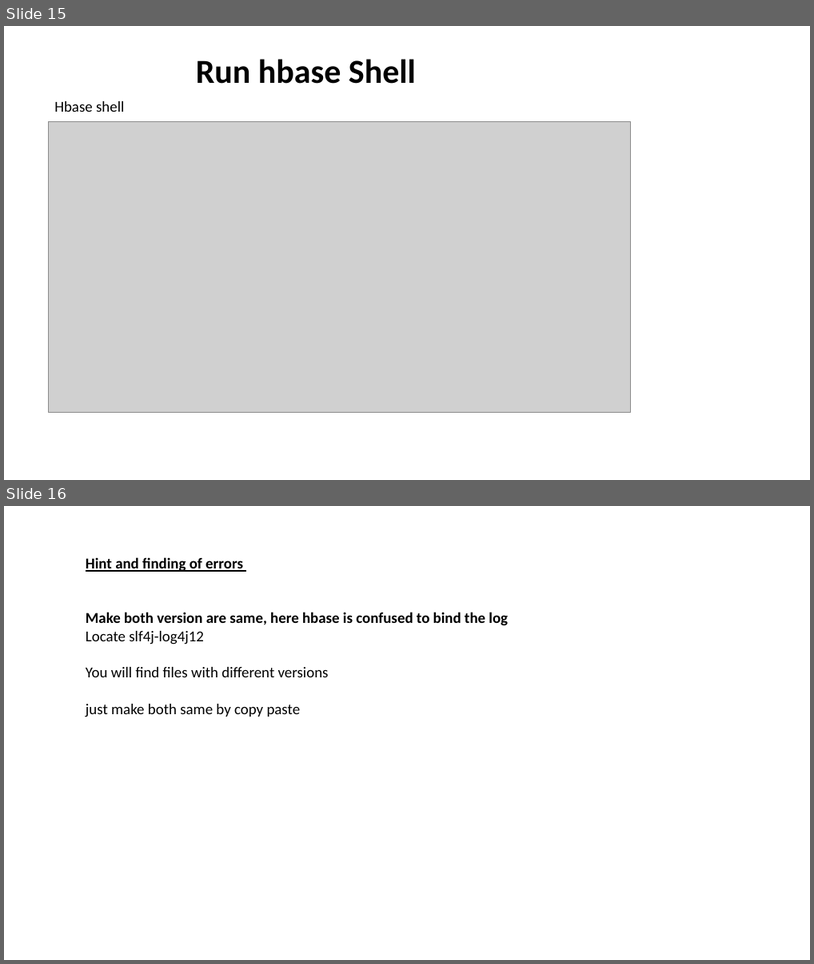
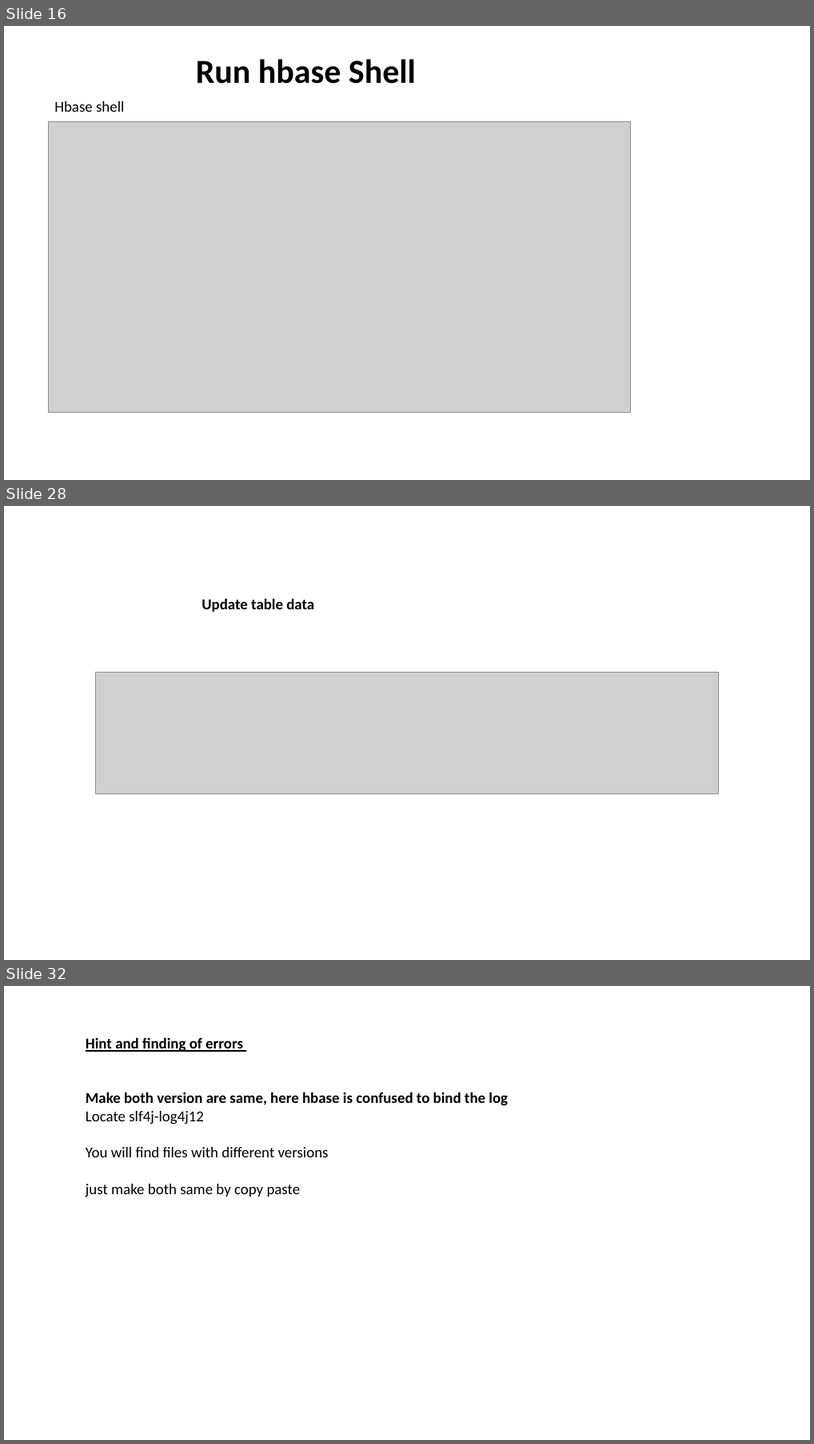
Before and after one commit to aashmishra/Bigdata_ppt, a slide deck: hbase.pptx. Shown one above the other, each under a label of ours: slides 15 and 16 before the commit, slides 16, 28 and 32 after it; the slides between them are not shown. The pictures are 814x964 and 814x1444 pixels, drawn with LibreOffice and Linux fonts; fonts in the diff are those of the drawing; grey boxes stand for pictures. Boxes give left, top, right and bottom in pixels: in the first picture for what was removed or moved away, otherwise in the second. Text is boxed around its words. In the diff, an @@ line names an element or a change of style, - is before the commit and + after.

```diff
--- a/hbase.pptx
+++ b/hbase.pptx
@@ slide 28 added at [4, 506, 810, 960], background #FFFFFF @@
@@ text added at [202, 598, 314, 612], 18 pt, text #000000, bold @@
+Update table data
@@ picture added at [95, 672, 719, 793] @@
@@ what was slide 15 is now slide 16 @@
@@ what was slide 16 is now slide 32 @@
```
Also in this commit, not shown: 3 slides changed, 15 other slides added.
